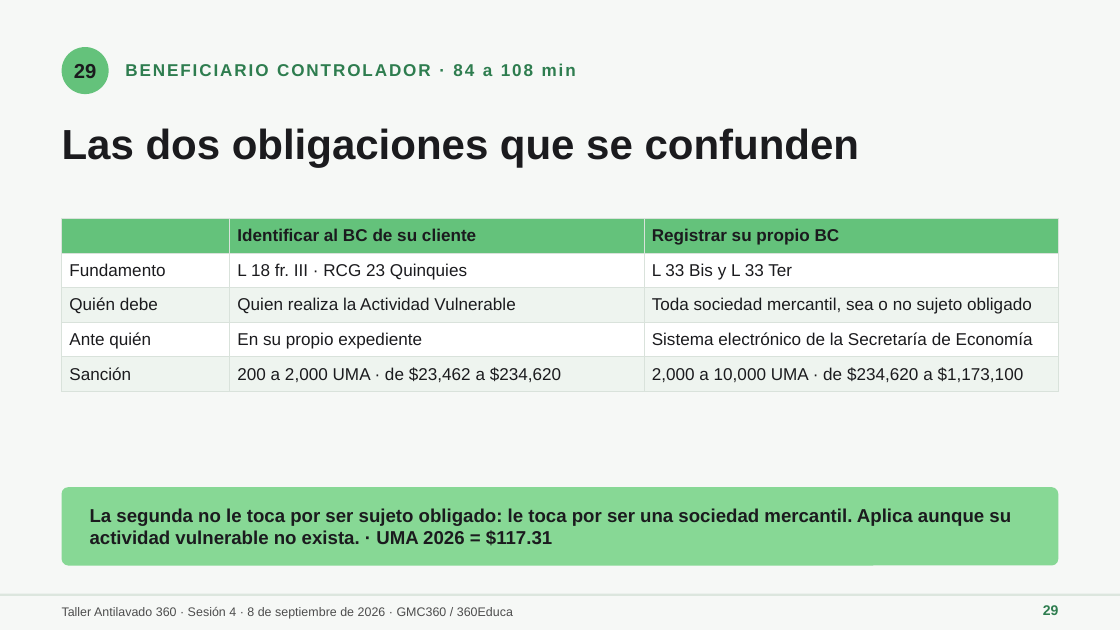
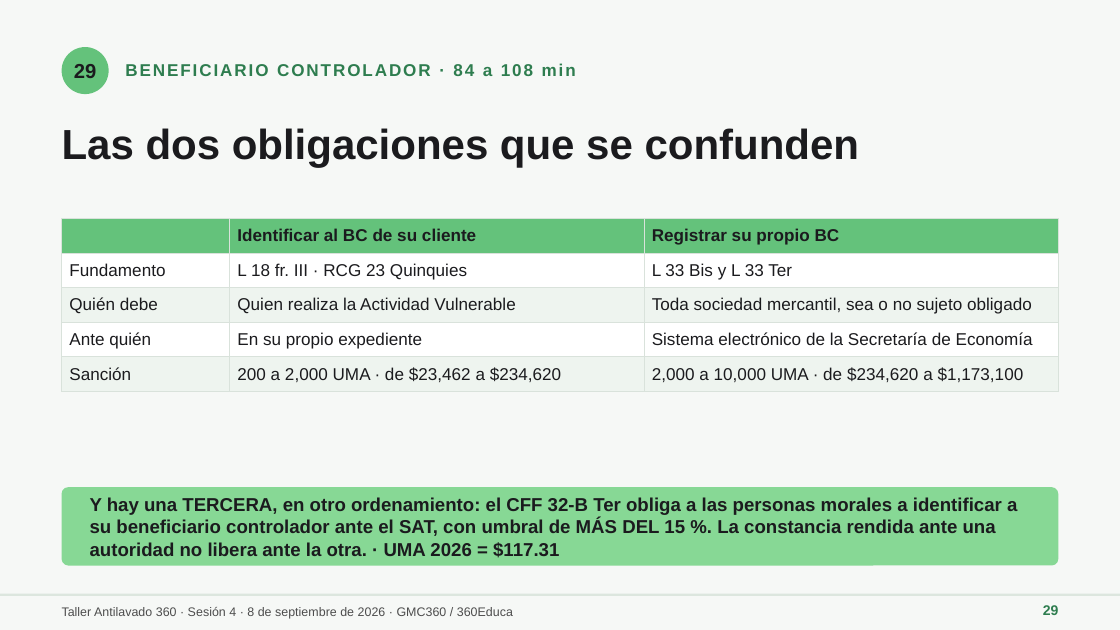
Before and after one commit to maribelvazquez/S01-TAV-IDENTIFICACION, a slide deck: slide 29 of s04/descargables/S04_ALU_01_Presentacion.pptx. Drawn at 1120x630 pixels with LibreOffice and Linux fonts; fonts in the diff are those of the drawing. Boxes give left, top, right and bottom in pixels: in the first picture for what was removed or moved away, otherwise in the second. Text is boxed around its words. In the diff, an @@ line names an element or a change of style, - is before the commit and + after.

```diff
--- a/s04/descargables/S04_ALU_01_Presentacion.pptx
+++ b/s04/descargables/S04_ALU_01_Presentacion.pptx
@@ text at <box>90,497,1017,558</box>: text changed @@
-La segunda no le toca por ser sujeto obligado: le toca por ser una sociedad mercantil. Aplica aunque su actividad vulnerable no exista. · UMA 2026 = $117.31
+Y hay una TERCERA, en otro ordenamiento: el CFF 32-B Ter obliga a las personas morales a identificar a su beneficiario controlador ante el SAT, con umbral de MÁS DEL 15 %. La constancia rendida ante una autoridad no libera ante la otra. · UMA 2026 = $117.31
```
Also in this commit, not shown: 17 other slides changed, 1 slide added, 8 other files.
